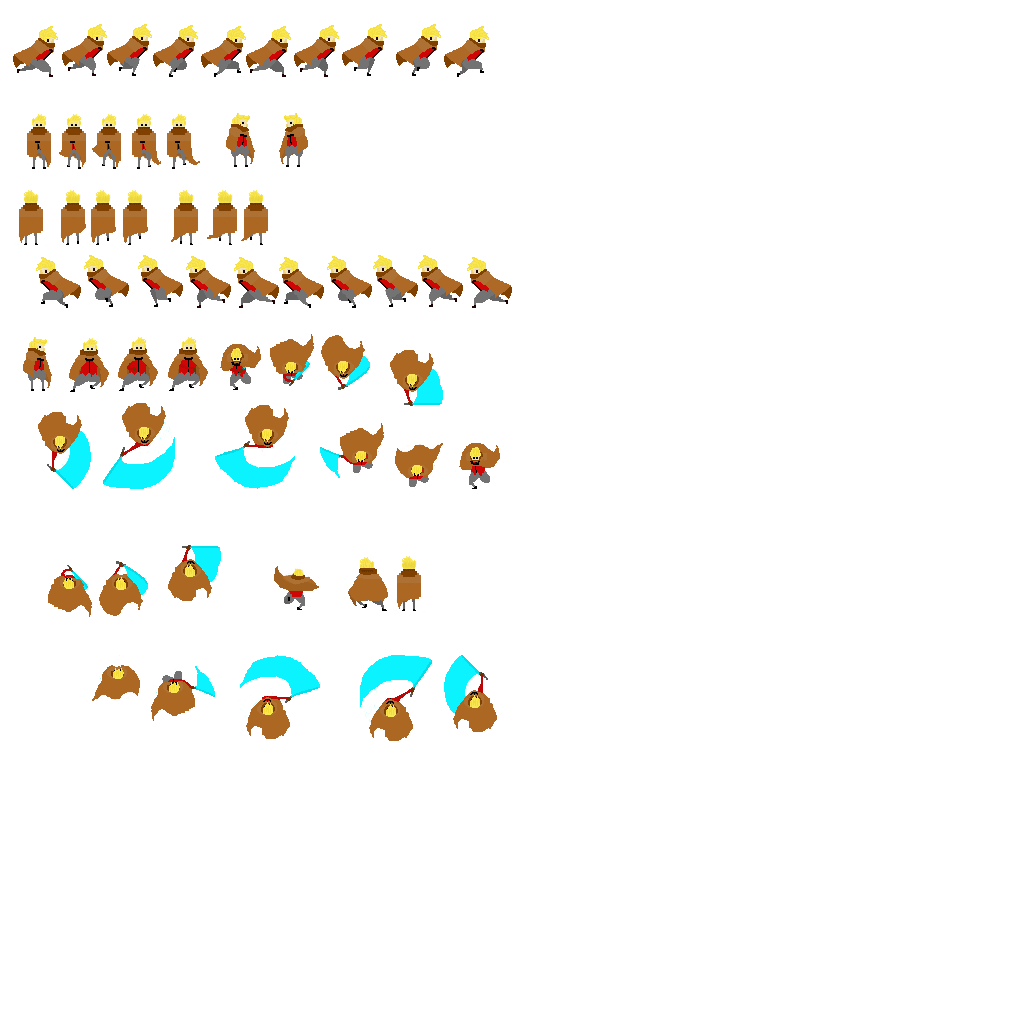
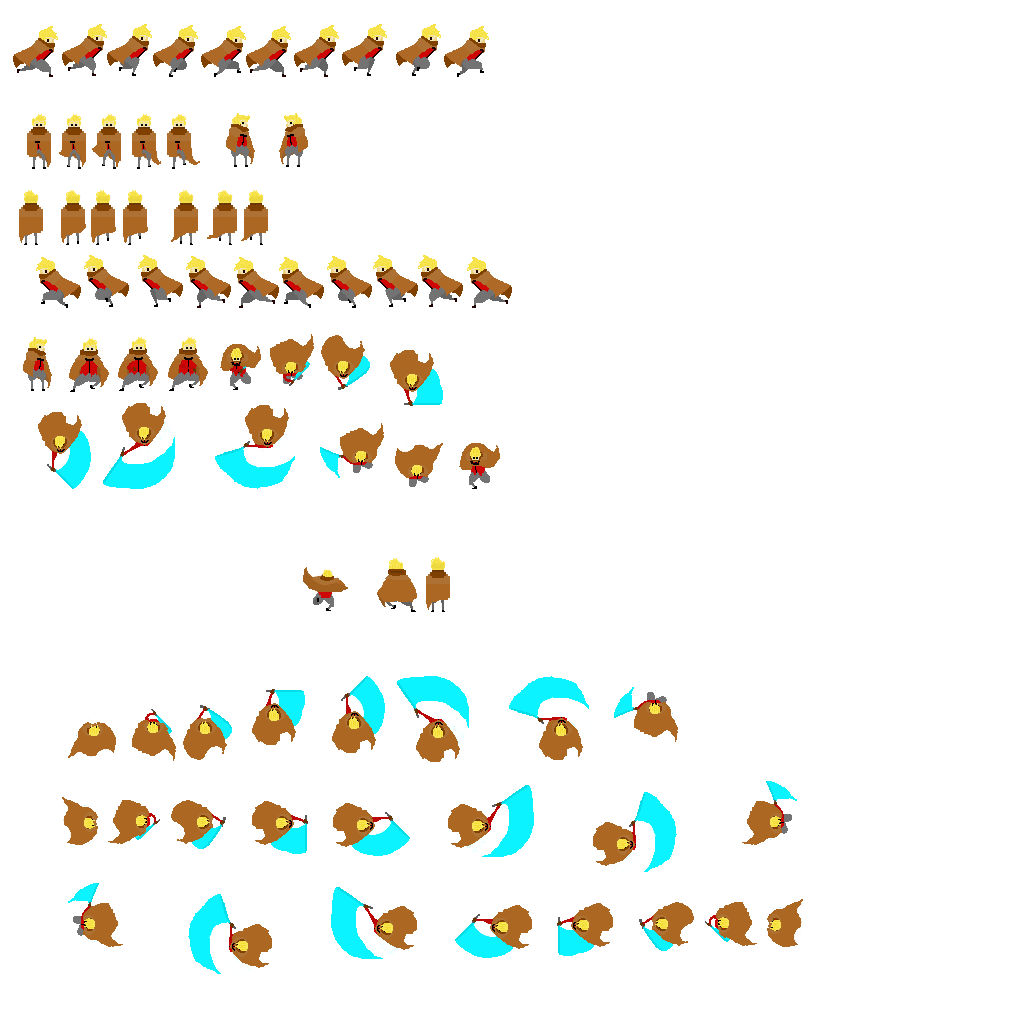
The second 1024×1024 image is a revision of the first. Changes to its layers:
added layer "Layer 4" above "Layer 3" over [68, 883, 805, 977]
added layer "Layer 3" above "Layer 2" over [60, 781, 797, 875]
painted on "Layer 2" over [48, 545, 678, 853]
